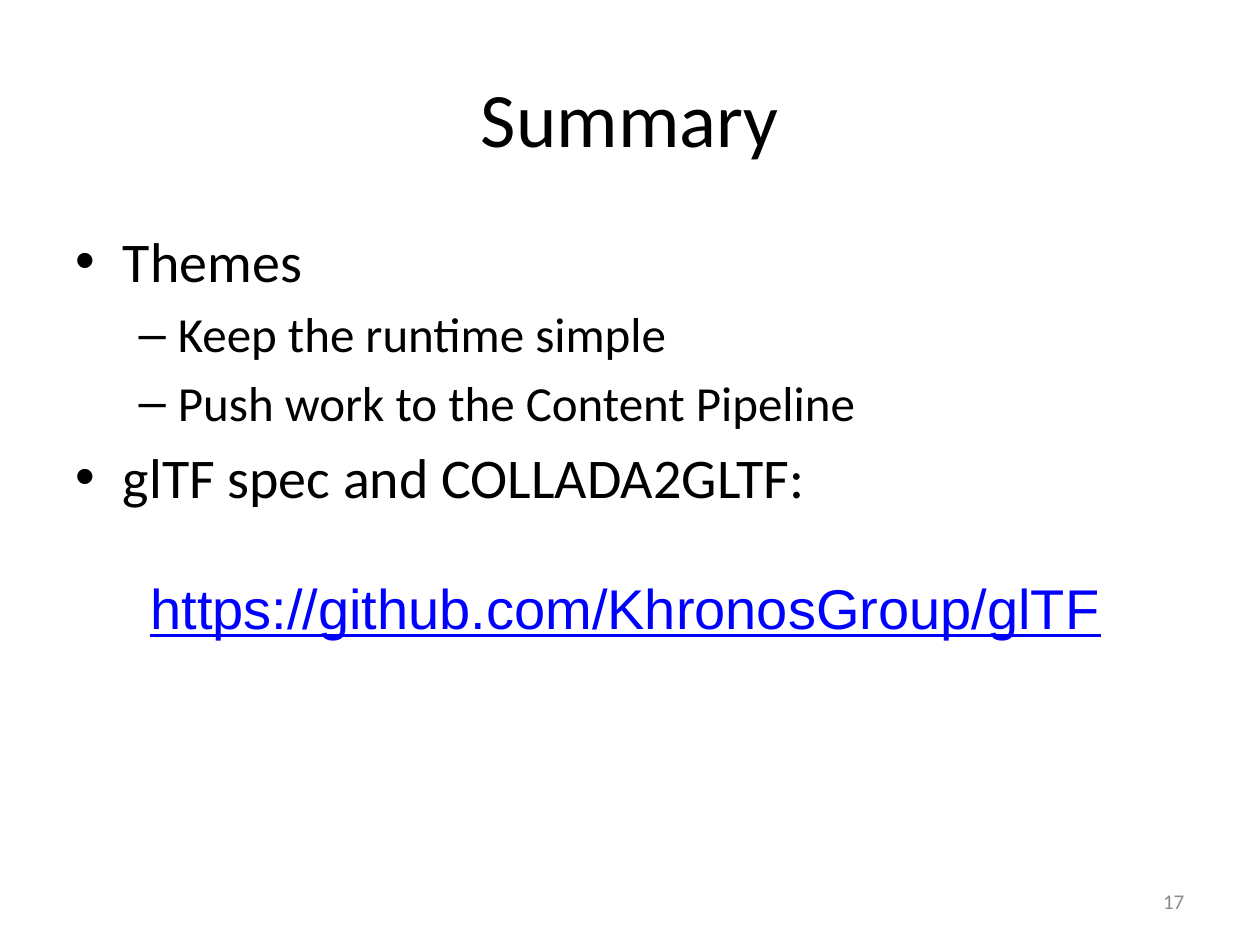
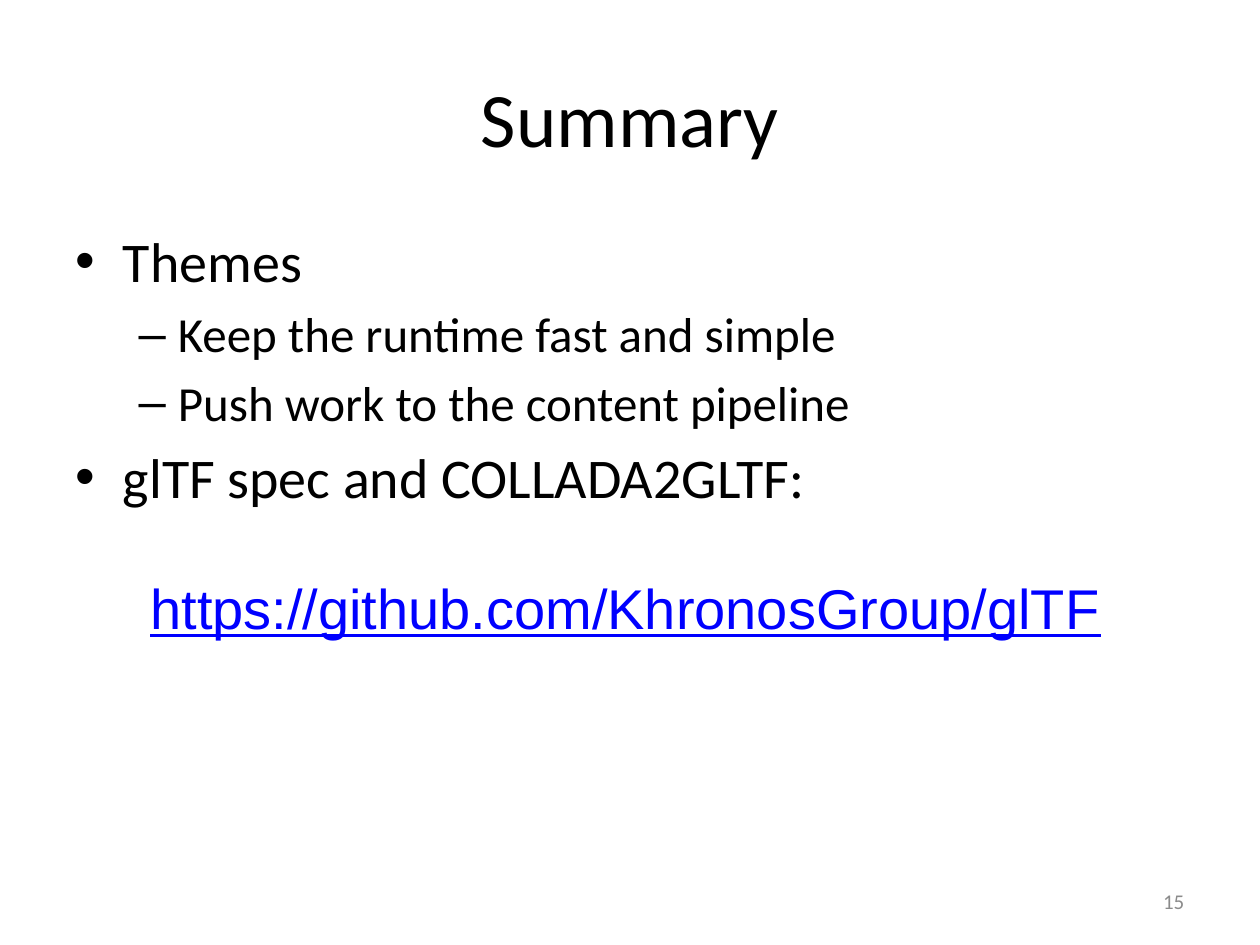
Before and after one commit to pjcozzi/Articles, a slide deck: slide 15 of WebGLContentPipeline/WebGLContentPipelineWithglTF.pptx (slide 17 before the commit). Drawn at 1260x945 pixels with LibreOffice and Linux fonts; fonts in the diff are those of the drawing. Boxes give left, top, right and bottom in pixels: in the first picture for what was removed or moved away, otherwise in the second. Text is boxed around its words. In the diff, an @@ line names an element or a change of style, - is before the commit and + after.

Commit message:
Slide updates

```diff
--- a/WebGLContentPipeline/WebGLContentPipelineWithglTF.pptx
+++ b/WebGLContentPipeline/WebGLContentPipelineWithglTF.pptx
@@ text at box(178, 318, 849, 429): text changed @@
-  – Keep the runtime simple
-  – Push work to the Content Pipeline
+  – Keep the runtime fast and simple
+  – Push work to the content pipeline
@@ page number at box(1163, 895, 1184, 909): text changed @@
-17
+15
```
Also in this commit, not shown: 4 other slides changed, 2 slides removed, 1 other file.
